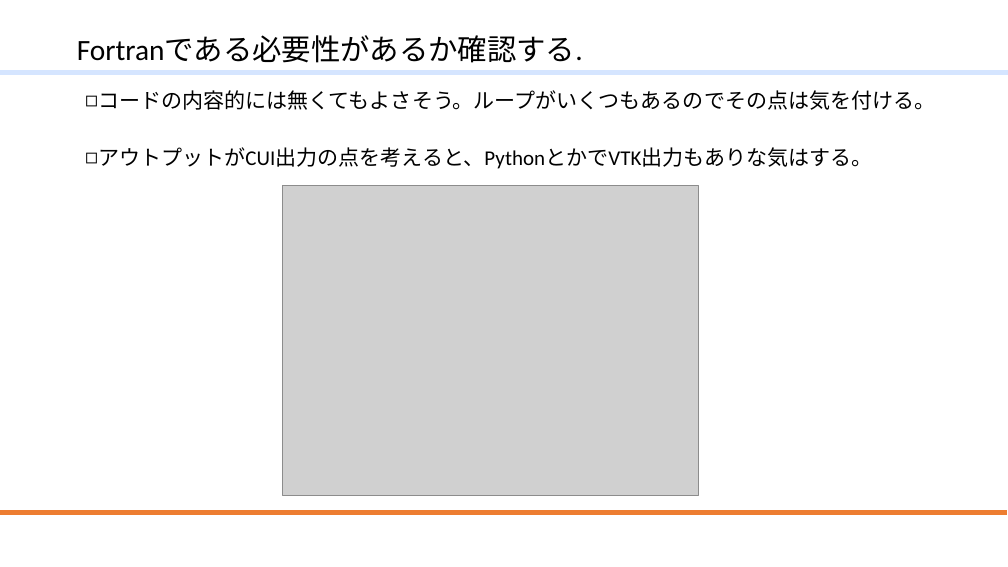
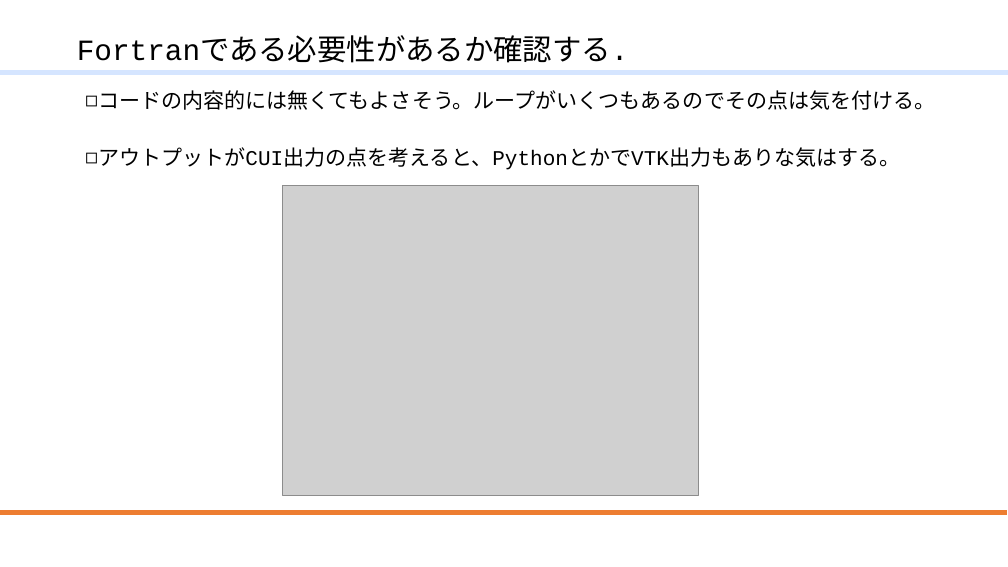
Before and after one commit to mmer547/ModernFortranLocalUserGroup, a slide deck: slide 21 of ModernFortran.f10/20210724_リファクタリング.pptx. Drawn at 1008x567 pixels with LibreOffice and Linux fonts; fonts in the diff are those of the drawing; grey boxes stand for pictures; background and template pictures are left out. Boxes give left, top, right and bottom in pixels: in the first picture for what was removed or moved away, otherwise in the second. Text is boxed around its words. In the diff, an @@ line names an element or a change of style, - is before the commit and + after.

```diff
--- a/ModernFortran.f10/20210724_リファクタリング.pptx
+++ b/ModernFortran.f10/20210724_リファクタリング.pptx
@@ title "Fortranである必要性があるか確認する." at bbox=[77, 40, 629, 63]: font Calibri to Courier New @@
@@ text "コードの内容的には無くてもよさそう。ループがいくつもあるのでその点は気を付ける。" at bbox=[98, 90, 935, 170]: font Calibri to Courier New @@
```
Also in this commit, not shown: 43 other slides changed, 1 other file.
